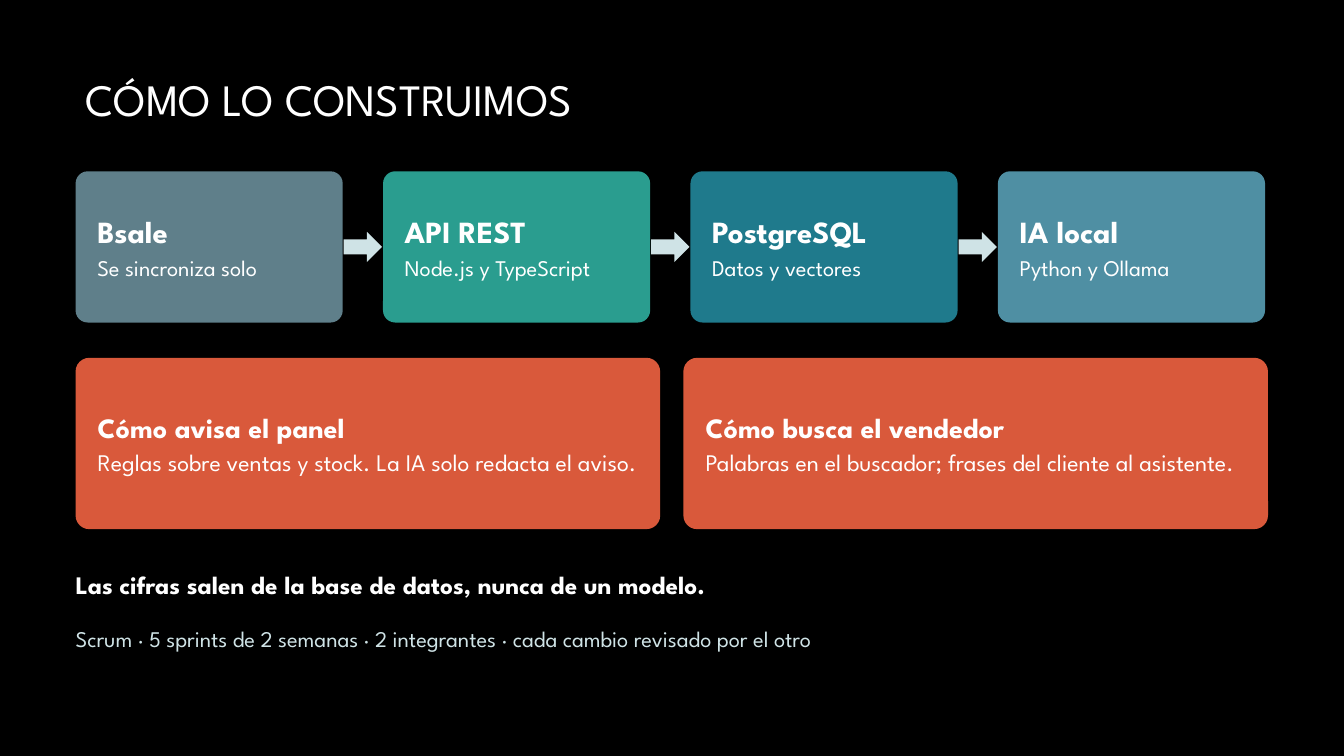
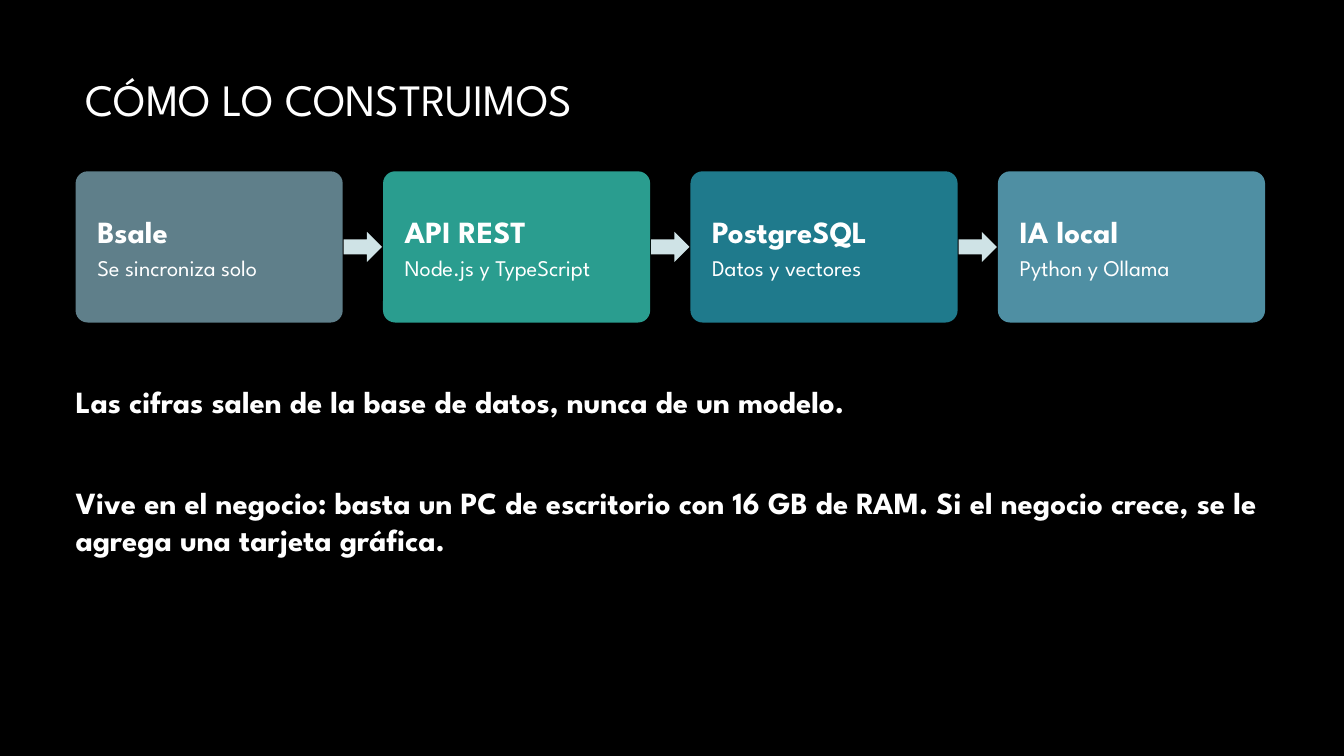
Before and after one commit to davMartinez-bit/AgenTech, a slide deck: slide 7 of Fase 3/Evidencias Grupales/Presentación Final del proyecto (Español).pptx (slide 8 before the commit). Drawn at 1344x756 pixels with LibreOffice and Linux fonts; fonts in the diff are those of the drawing; background and template pictures are left out. Boxes give left, top, right and bottom in pixels: in the first picture for what was removed or moved away, otherwise in the second. Text is boxed around its words. In the diff, an @@ line names an element or a change of style, - is before the commit and + after.

```diff
--- a/Fase 3/Evidencias Grupales/Presentación Final del proyecto (Español).pptx
+++ b/Fase 3/Evidencias Grupales/Presentación Final del proyecto (Español).pptx
@@ rounded rectangle removed at (76,358,660,529) @@
-Cómo avisa el panel
-Reglas sobre ventas y stock. La IA solo redacta el aviso.
@@ rounded rectangle removed at (684,358,1268,529) @@
-Cómo busca el vendedor
-Palabras en el buscador; frases del cliente al asistente.
@@ text "Las cifras salen de la ...": place and size @@
-text "Las cifras salen de la ..." at (76,576,705,598)
+text "Las cifras salen de la ..." at (76,391,844,418)
@@ text "Las cifras salen de la ..." at (76,391,844,418): size 18 to 22 pt @@
@@ text at (76,492,1256,558): text changed; size 16 to 22 pt; text colour #CFE3E6 to #FFFFFF; bold on @@
-Scrum · 5 sprints de 2 semanas · 2 integrantes · cada cambio revisado por el otro
+Vive en el negocio: basta un PC de escritorio con 16 GB de RAM. Si el negocio crece, se le agrega una tarjeta gráfica.
```
Also in this commit, not shown: 6 other slides changed.
